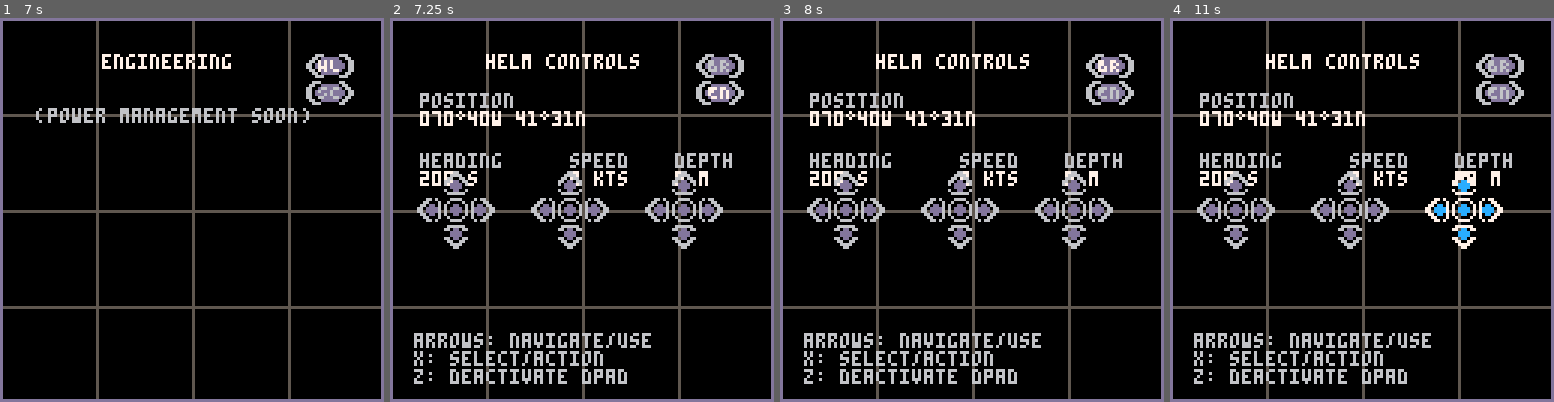
Above: before the commit, frames 1-4 (left to right).
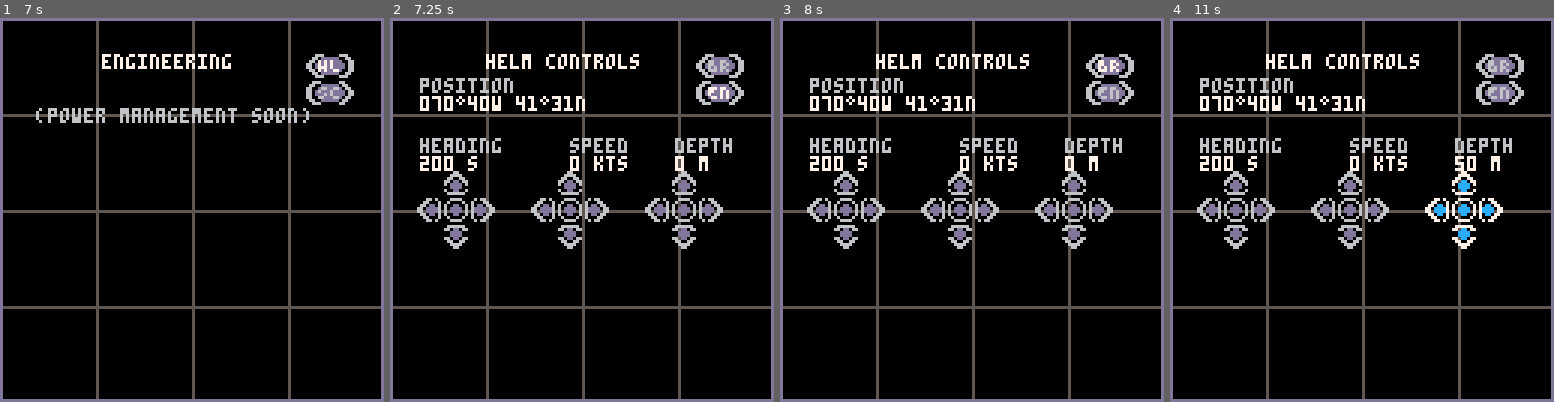
Above: after the commit, the same moments.

Repository: NickWest27/AquaNovaPico
Game: PICO-8 cartridge aquanova.p8
Two runs of this game, one before a commit and one after it. Both use one fixed random seed, a clock stepped at 60 frames per second and the inputs below.
Inputs:
- Up to frame 1 (7 s): tap O (Z key) at 0.33, 0.7, 1.43, 2.22, 3.1, 3.98, 4.87, 5.75, 6.63 s; tap X (X key) at 1.07, 2.07, 2.4, 2.73, 3.07, 3.4, 3.73, 4.07, 4.4, 4.73, 5.07, 5.4, 5.73, 6.07, 6.4, 6.73 s; hold Left 1.97-2.37 s; hold Down 2.42-2.82 s; hold Right 2.87-3.53 s; hold Up 3.58-4.08 s; hold Right 4.13-4.53 s; hold Down 4.58-5.08 s; hold Left 5.13-5.8 s; hold Up 5.85-6.18 s; hold Left 6.23-6.63 s; hold Down from 6.68 s (still down)
- Up to frame 2 (7.25 s): tap X (X key) at 7.07 s; release Down at 7.08 s; hold Right from 7.13 s (still down)
- Up to frame 3 (8 s): tap X (X key) at 7.4, 7.73 s; tap O (Z key) at 7.52 s; release Right at 7.8 s; hold Up from 7.85 s (still down)
- Up to frame 4 (11 s): tap X (X key) every 0.33 s from 8.07 to 10.73 s; release Up at 8.35 s; hold Right 8.4-8.8 s; tap O (Z key) at 8.4, 9.28, 10.17 s; hold Down 8.85-9.35 s; hold Left 9.4-10.07 s; hold Up 10.12-10.45 s; hold Left 10.5-10.9 s; hold Down from 10.95 s (still down)

Frame 1 is identical in both runs. In frame 2, 7.8% of the frame differs, in the area x 6-90%, y 15-96%; in frame 3, 7.8%; in frame 4, 8.0%.

Commit message:
Fix submarine movement direction by negating both cos and sin
The submarine was moving in the opposite direction from its heading due to
a coordinate system mismatch between PICO-8 screen space and world coordinates.

Root cause:
- PICO-8 uses screen coordinates where +x=right/east and +y=down/south
- World coordinates use geographic convention where +lon=east and +lat=north
- The movement calculation was using positive cos/sin values from PICO-8 angles
- This caused the sub to move opposite to its visual heading orientation

Fix:
- Negate both cos(angle) and sin(angle) in movement calculation (line 623-624)
- Add detailed comments explaining the coordinate system transformation
- This matches the existing draw_rotated_sub() function which also negates

Testing verified:
- Heading 0° (north) now moves north
- Heading 90° (east) now moves east
- Heading 180° (south) now moves south
- Heading 270° (west) now moves west

Diff:
--- a/aquanova.p8
+++ b/aquanova.p8
@@ -39,13 +39,17 @@
 day = 86400 -- seconds per day constant
 
 
--- === submarine ===
+-- === player submarine ===
 sub = {
   lon = -70.67, -- longitude in decimal degrees (-180 to +180)
   lat = 41.52, -- latitude in decimal degrees (-90 to +90)
   heading = 200, -- degrees 1-360 degrees True North
   speed = 0, -- knots 0-160
-  depth = 0, -- meters 0-1200
+  acc = 5,
+  max_speed = 160,
+  depth = 0, -- meters 0-12000
+  dive_acc = 100, -- m/s
+  max_depth = 12000,
   docked = {
     status = true, -- docked at port or not
     name = "woods hole", -- name of current port
@@ -111,6 +115,36 @@
 -- marine life
 marine_life = {
   {lon=-70.1, lat=40.1, type="whale", ident="friendly", hdg=90, spd=5, depth=0, health=100}  -- sample whale
+}
+
+--list of task types
+task={
+	{type="area", prfx = {"procede to ", "patrol at ", "conduct a scan at ", "search area at "}},
+	{type="point",prfx = {"proceed to ", "take a sample at ", "rescue survivors at "}},
+	{type="target"}
+}
+
+-- locations that missions can reference
+locations = {
+  {name = "area of opperations", lon="71.80w", lat="40.00n", type="area"},
+  {name = "fishing grounds", lon="69.50w", lat="41.00n", type="area"},
+  {name = "sub sea colonie", lon="72.00w", lat="39.55n", type="point"},
+  {name = "deep sea mining colonie", lon="68.52w", lat="40.54n", type="point"},
+  {name = "random", lon=flr(rnd(10)-60), lat=flr(rnd(10)-10), type="area"}
+}
+
+-- mission system. Maybe in future I will write a briefing and have a function scan it for key words
+  -- to generate a task list. eg, if area is mentioned, the player has to get within 80nm of the next
+  -- lon/lat mentioned, if point is mentioned, the player must get within 6nm of the next lon/lat.
+  -- if speed/depth/heading is mentioned, the player must set those values accordingly.
+  -- if "then" the tasks are sequential, if "and" they can be done in any order, etc.
+  -- change lon/lat from readable format to decimal degrees for calculations.
+missions ={
+  {msg="proceed to the "..locations[1].name.." at "..locations[1].lon ..", "..locations[1].lat,
+    tasks = {{}},
+    completed = false,
+    transmitted = false
+  }
 }
 
 
@@ -581,8 +615,13 @@
   -- apply speed_boost multiplier for playable gameplay
   local speed_scale = (sub.speed * speed_boost) / 6480000  -- degrees per frame
 
-  local dx = cos(angle) * speed_scale
-  local dy = sin(angle) * speed_scale  -- positive sin; world Y+ = south
+  -- IMPORTANT: Both cos and sin must be negated to match world coordinate system
+  -- World coords: +lon=east, +lat=north (standard geographic)
+  -- PICO-8 angle 0=east, but cos(0)=+1 points right on screen, which is WEST in world
+  -- PICO-8 angle 0.75=north, but -sin(0.75)=-1 points up on screen, which is NORTH in world
+  -- Therefore: negate both to convert from PICO-8 screen space to world coordinates
+  local dx = -cos(angle) * speed_scale  -- negate: PICO-8 +x (right) = world -lon (west)
+  local dy = -sin(angle) * speed_scale  -- negate: PICO-8 -y (up) = world +lat (north)
 
   -- update submarine position
   sub.lon += dx
@@ -1158,7 +1197,7 @@
 function draw_helm()
   print("helm controls", 32, 12, 7)
 
-  local y = 25
+  local y = 20
 
   -- display position
   print("position", 10, y, 6)
@@ -1180,11 +1219,6 @@
 
   -- draw buttons (dpads will be drawn below labels)
   draw_ui_buttons()
-
-  -- controls help
-  print("arrows: navigate/use", 8, 105, 6)
-  print("x: select/action", 8, 111, 6)
-  print("z: deactivate dpad", 8, 117, 6)
 end
 
 function draw_ui_buttons()
